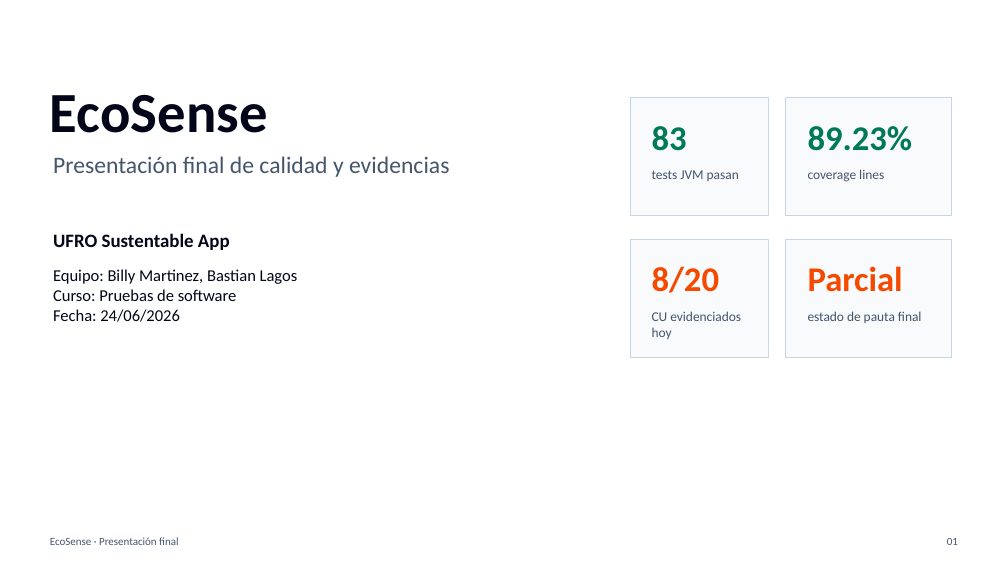
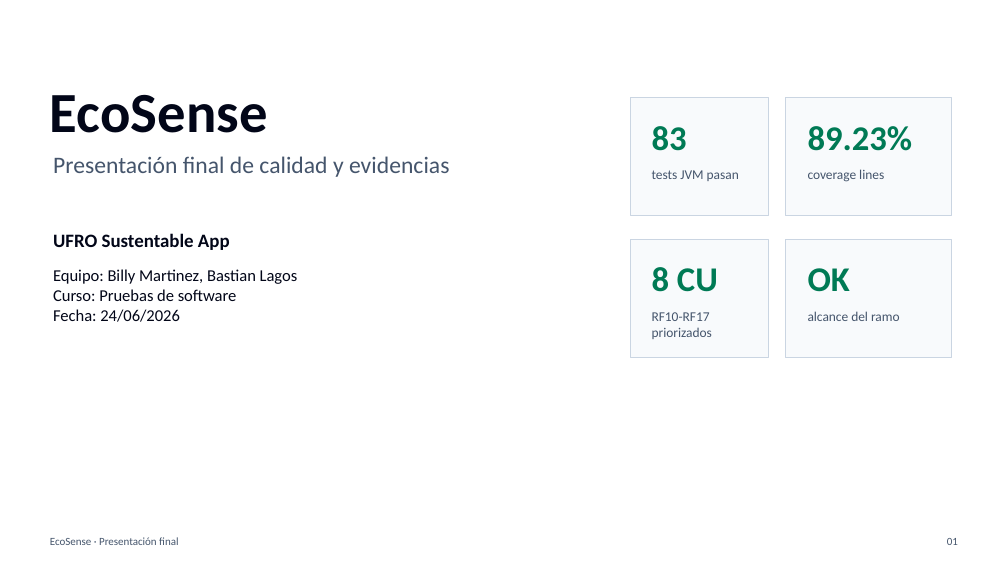
Before and after one commit to Billyflin/UfroSustentableApp, a slide deck: slide 1 of docs/presentacion-final-ecosense.pptx. Drawn at 1008x567 pixels with LibreOffice and Linux fonts; fonts in the diff are those of the drawing. Boxes give left, top, right and bottom in pixels: in the first picture for what was removed or moved away, otherwise in the second. Text is boxed around its words. In the diff, an @@ line names an element or a change of style, - is before the commit and + after.

```diff
--- a/docs/presentacion-final-ecosense.pptx
+++ b/docs/presentacion-final-ecosense.pptx
@@ text at (x1=652, y1=267, x2=718, y2=292): text changed; text colour #F54900 to #007A55 @@
-8/20
+8 CU
@@ text at (x1=808, y1=268, x2=850, y2=292): text changed; text colour #F54900 to #007A55 @@
-Parcial
+OK
@@ text at (x1=652, y1=312, x2=712, y2=339): text changed @@
-CU evidenciados hoy
+RF10-RF17 priorizados
@@ text at (x1=808, y1=311, x2=900, y2=321): text changed @@
-estado de pauta final
+alcance del ramo
```
Also in this commit, not shown: 9 other slides changed, 1 other file.
